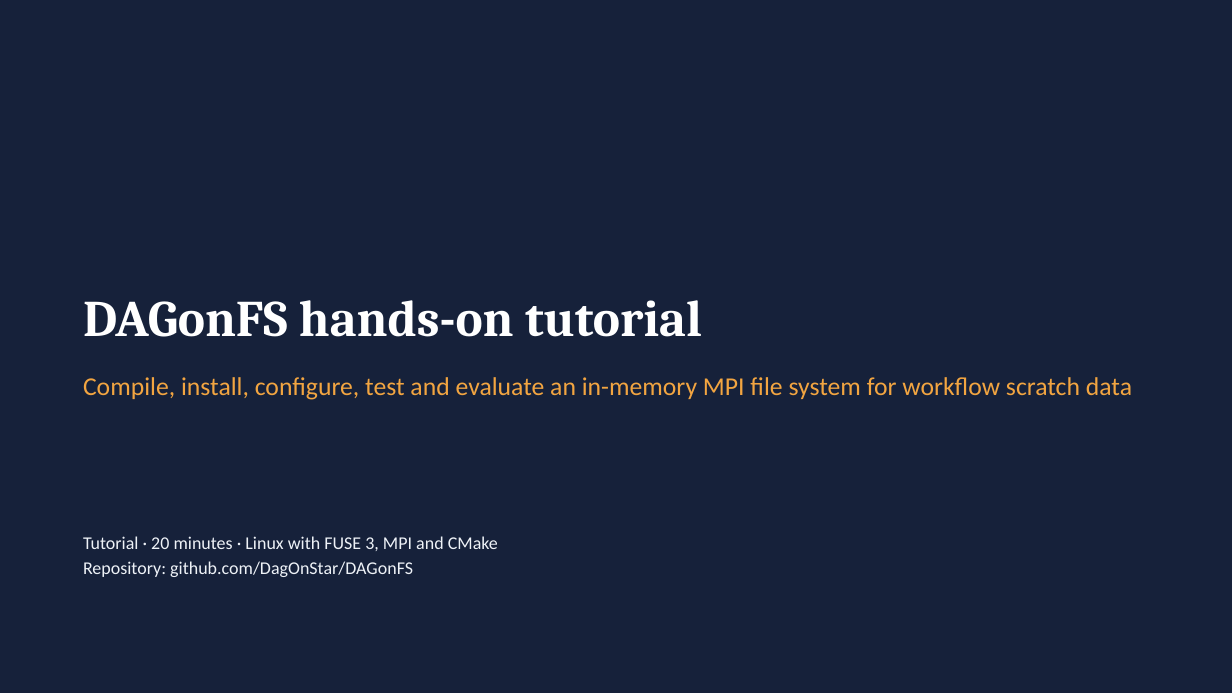
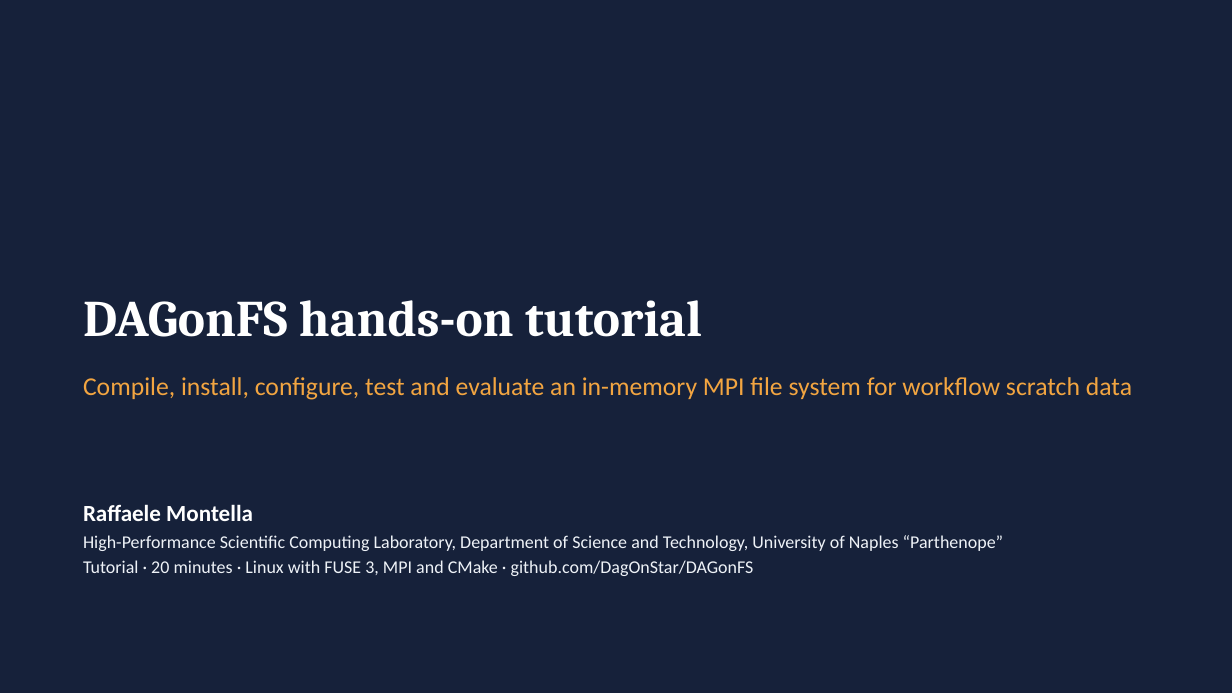
Before and after one commit to DagOnStar/DAGonFS, a slide deck: slide 1 of docs/presentations/DAGonFS-tutorial.pptx. Drawn at 1232x693 pixels with LibreOffice and Linux fonts; fonts in the diff are those of the drawing. Boxes give left, top, right and bottom in pixels: in the first picture for what was removed or moved away, otherwise in the second. Text is boxed around its words. In the diff, an @@ line names an element or a change of style, - is before the commit and + after.

```diff
--- a/docs/presentations/DAGonFS-tutorial.pptx
+++ b/docs/presentations/DAGonFS-tutorial.pptx
@@ text at (83, 504, 1004, 576): text changed @@
-Tutorial · 20 minutes · Linux with FUSE 3, MPI and CMake
-Repository: github.com/DagOnStar/DAGonFS
+Raffaele Montella
+High-Performance Scientific Computing Laboratory, Department of Science and Technology, University of Naples “Parthenope”
+Tutorial · 20 minutes · Linux with FUSE 3, MPI and CMake · github.com/DagOnStar/DAGonFS
```
Also in this commit, not shown: 2 other files.
